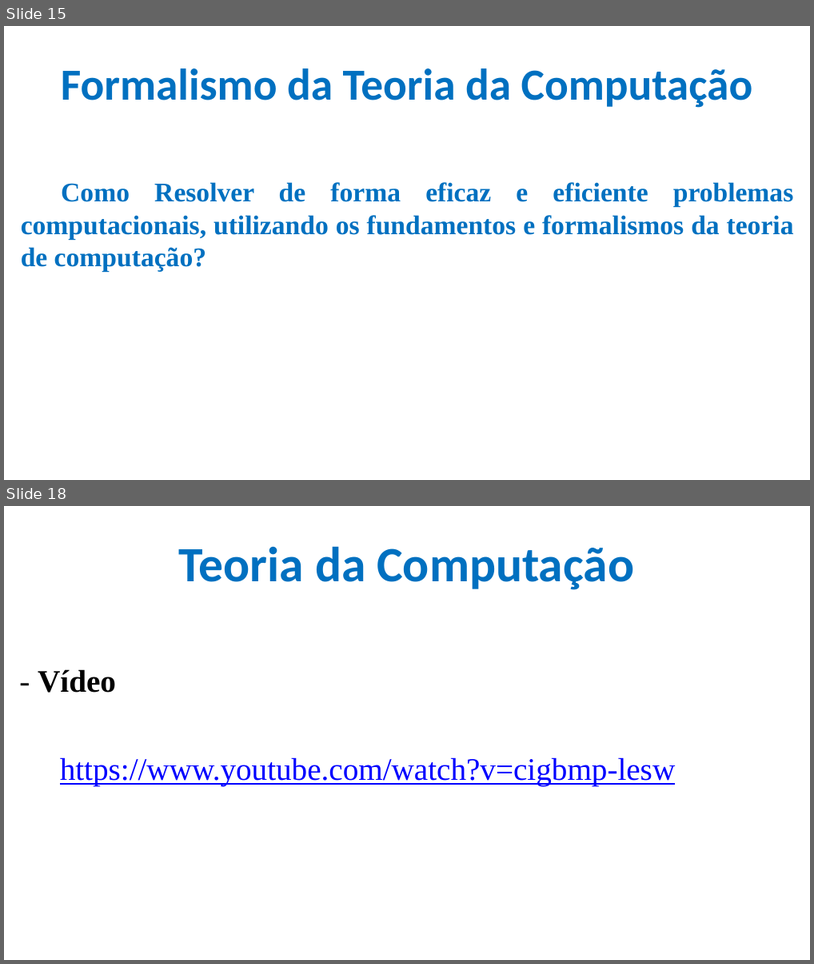
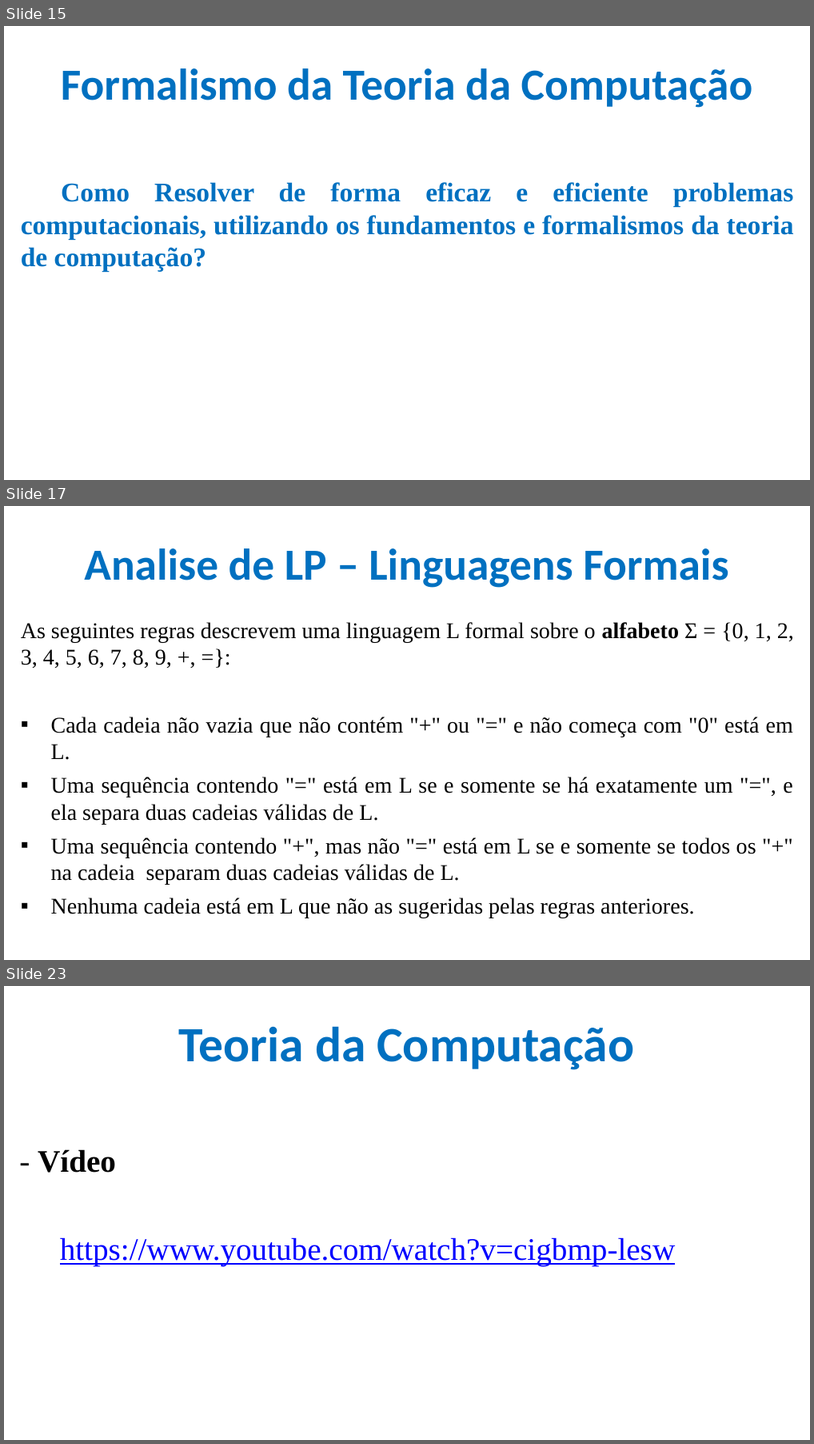
Before and after one commit to CloudEducationBrazil/WydenTeoriaCompiladores, a slide deck: 01 Classes/Aula 01 Teoria de Compiladores.pptx. Shown one above the other, each under a label of ours: slides 15 and 18 before the commit, slides 15, 17 and 23 after it; the slides between them are not shown. The pictures are 814x964 and 814x1444 pixels, drawn with LibreOffice and Linux fonts; fonts in the diff are those of the drawing; background and template pictures are left out. Boxes give left, top, right and bottom in pixels: in the first picture for what was removed or moved away, otherwise in the second. Text is boxed around its words. In the diff, an @@ line names an element or a change of style, - is before the commit and + after.

Commit message:
Linguagens formais

```diff
--- a/01 Classes/Aula 01 Teoria de Compiladores.pptx
+++ b/01 Classes/Aula 01 Teoria de Compiladores.pptx
@@ slide 17 added at bbox=[4, 506, 810, 960], background picture (left out) @@
@@ title added at bbox=[84, 548, 729, 588], 39.6 pt, text #0070C0, bold @@
+Analise de LP – Linguagens Formais
@@ text added at bbox=[21, 622, 794, 918], 20 pt, text #000000 @@
+As seguintes regras descrevem uma linguagem L formal sobre o alfabeto Σ = {0, 1, 2, 3, 4, 5, 6, 7, 8, 9, +, =}:
+▪ Cada cadeia não vazia que não contém "+" ou "=" e não começa com "0" está em L.
+▪ Uma sequência contendo "=" está em L se e somente se há exatamente um "=", e ela separa duas cadeias válidas de L.
+▪ Uma sequência contendo "+", mas não "=" está em L se e somente se todos os "+" na cadeia separam duas cadeias válidas de L.
+▪ Nenhuma cadeia está em L que não as sugeridas pelas regras anteriores.
@@ what was slide 18 is now slide 23 @@
```
Also in this commit, not shown: 1 slide changed, 4 other slides added.
